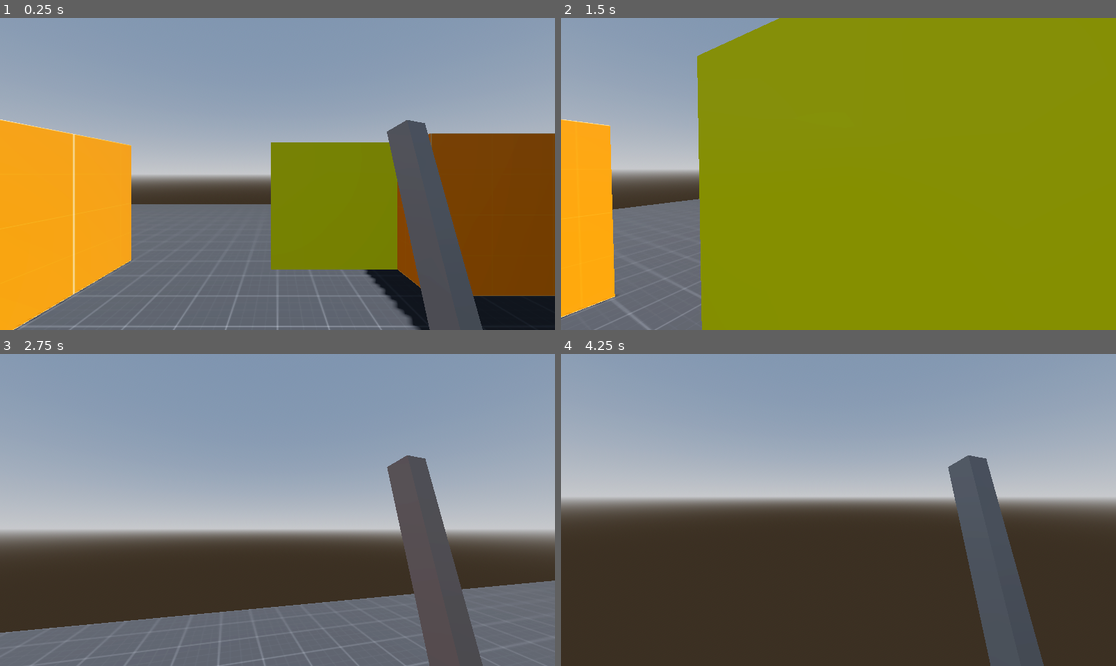
Above: before the commit, frames 1-4 (two rows, left to right).
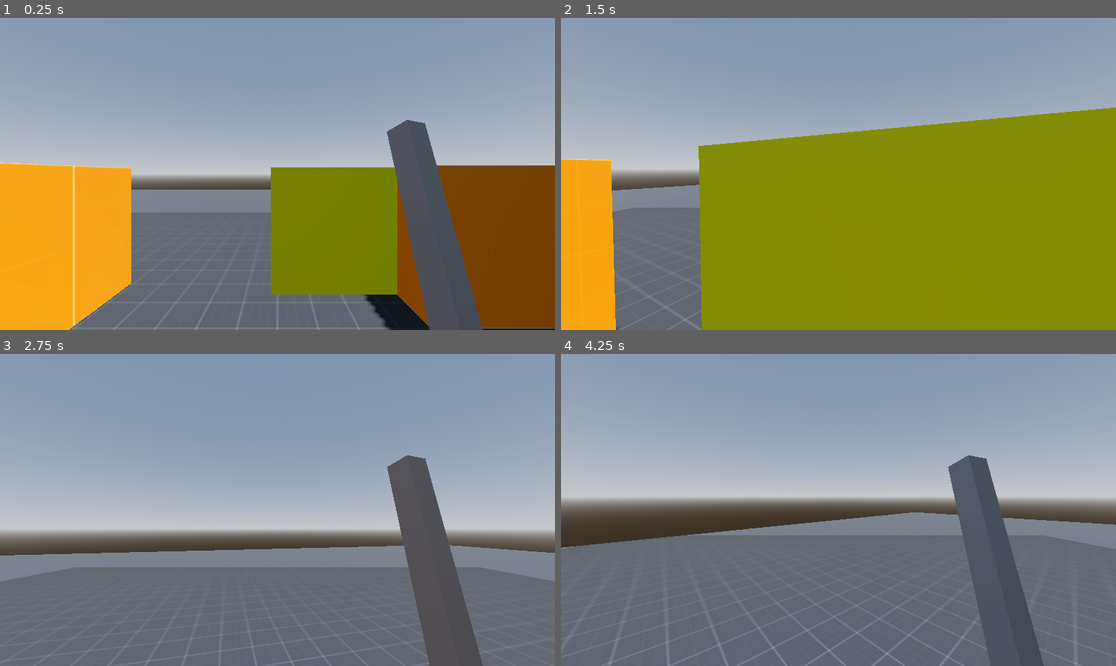
Above: after the commit, the same moments.

Repository: BlackOwlHU/ProjectParry
Game: Godot game, scene res://scenes/world.tscn
The game is run twice, just before and just after one commit, with the same random seed, the same clock (stepped at 60 frames per second) and the same inputs. The project has no main scene, so this scene is started directly.
Inputs (mouse positions are in pixels of both pictures, inside the frame that each line leads up to):
- Up to frame 1 (0.25 s): no input
- Up to frame 2 (1.5 s): tap Enter (ui_accept) at 0.5, 0.77 s; move the mouse to (866, 174) at 0.52 s; hold W (Forward) from 0.53 s (still down); click (866, 174) at 0.6 s; move the mouse to (810, 174) at 1.27 s; click (810, 174) at 1.35 s
- Up to frame 3 (2.75 s): keep holding W (Forward); tap Enter (ui_accept) at 1.52 s; move the mouse to (288, 503) at 2.02 s; click (288, 503) at 2.1 s
- Up to frame 4 (4.25 s): keep holding W (Forward); move the mouse to (832, 516) at 2.77 s; click (832, 516) at 2.85 s; tap Enter (ui_accept) at 3.02, 3.77 s; move the mouse to (877, 513) at 3.52 s; click (877, 513) at 3.6 s

The runs differ from the first frame. In frame 1, 15% of the frame differs, in the area x 0-100%, y 32-100%; in frame 2, 28%; in frame 3, 17%; in frame 4, 41%, in the area x 0-100%, y 50-100%.

Commit message:
Added bug free breakable wall
Működő törhető fal törés effekt nélkül.

Diff:
--- a/characters/player.gd
+++ b/characters/player.gd
@@ -1,6 +1,5 @@
 extends CharacterBody3D
-
-signal breakable_wall_damage(value)
+class_name Player
 
 @export var SPEED = 5.0
 @export var JUMP_VELOCITY = 4.5
@@ -12,6 +11,7 @@
 
 @onready var anim_player = $AnimationPlayer
 @onready var weapon_hitbox = $CameraController/Camera3D/Right_Arm/Weapon/Hitbox
+@onready var hitbox_collision = $CameraController/Camera3D/Right_Arm/Weapon/Hitbox/CollisionShape3D
 
 var mouse_input : bool = false
 var _mouse_rotation : Vector3
@@ -27,6 +27,7 @@
 	if Input.is_action_just_pressed("Attack"):
 		anim_player.play("attack")
 		weapon_hitbox.monitoring = true
+		hitbox_collision.disabled = false
 
 func _unhandled_input(event):
 	mouse_input = event is InputEventMouseMotion and Input.get_mouse_mode() == Input.MOUSE_MODE_CAPTURED
@@ -83,18 +84,4 @@
 	if anim_name == "attack":
 		anim_player.play("idle")
 		weapon_hitbox.monitoring = false
-
-func _on_hitbox_area_entered(area: Area3D) -> void:
-	#if area.is_in_group("breakable_wall"):
-	#	print("hit")
-		#emit_signal("breakable_wall_damage",global.player_damage)
-		pass
-
-func _on_hitbox_area_shape_entered(area_rid: RID, area: Area3D, area_shape_index: int, local_shape_index: int) -> void:
-	pass
-
-
-func _on_hitbox_area_shape_exited(area_rid: RID, area: Area3D, area_shape_index: int, local_shape_index: int) -> void:
-	if area.is_in_group("breakable_wall"):
-		print("wall_hit")
-		emit_signal("breakable_wall_damage",global.player_damage)
+		hitbox_collision.disabled = true
--- a/characters/player.tscn
+++ b/characters/player.tscn
@@ -177,6 +177,7 @@
 [node name="CollisionShape3D" type="CollisionShape3D" parent="CameraController/Camera3D/Right_Arm/Weapon/Hitbox"]
 transform = Transform3D(1, 2.38419e-07, 0, 3.72529e-09, 1, -1.86265e-09, -2.98023e-08, 7.15256e-07, 1, 0, 0, 0)
 shape = SubResource("ConvexPolygonShape3D_dcxb4")
+disabled = true
 
 [node name="AnimationPlayer" type="AnimationPlayer" parent="."]
 libraries = {
@@ -184,6 +185,4 @@
 }
 autoplay = "idle"
 
-[connection signal="area_shape_entered" from="CameraController/Camera3D/Right_Arm/Weapon/Hitbox" to="." method="_on_hitbox_area_shape_entered" binds= [0]]
-[connection signal="area_shape_exited" from="CameraController/Camera3D/Right_Arm/Weapon/Hitbox" to="." method="_on_hitbox_area_shape_exited"]
 [connection signal="animation_finished" from="AnimationPlayer" to="." method="_on_animation_player_animation_finished"]
--- a/scenes/breakable_wall.gd
+++ b/scenes/breakable_wall.gd
@@ -8,11 +8,16 @@
 
 # Called every frame. 'delta' is the elapsed time since the previous frame.
 func _process(delta: float) -> void:
-	if wall_health <= 0:
-		print("wall_break")
-		$MeshInstance3D.visible = false
-		$CollisionShape3D2.disabled = true
-		$StaticBody3D/CollisionShape3D.disabled = true
+	pass
 
-func _on_area_shape_exited(area_rid: RID, area: Area3D, area_shape_index: int, local_shape_index: int) -> void:
-	wall_health -= global.player_damage
+
+func _on_area_entered(area: Area3D) -> void:
+	print("wall_health:")
+	print(wall_health)
+	if area.owner is Player:
+		wall_health -= global.player_damage
+		if wall_health <= 0:
+			print("wall_break")
+			$MeshInstance3D.visible = false
+			$CollisionShape3D2.disabled = true
+			$StaticBody3D/CollisionShape3D.disabled = true
--- a/scenes/breakable_wall.tscn
+++ b/scenes/breakable_wall.tscn
@@ -28,4 +28,4 @@
 [node name="CollisionShape3D" type="CollisionShape3D" parent="StaticBody3D"]
 shape = SubResource("ConvexPolygonShape3D_sc8wr")
 
-[connection signal="area_shape_exited" from="." to="." method="_on_area_shape_exited"]
+[connection signal="area_entered" from="." to="." method="_on_area_entered"]
--- a/scenes/world.tscn
+++ b/scenes/world.tscn
@@ -18,14 +18,6 @@
 tonemap_mode = 2
 glow_enabled = true
 
-[sub_resource type="StandardMaterial3D" id="StandardMaterial3D_2myd3"]
-albedo_texture = ExtResource("1_qtw7p")
-uv1_triplanar = true
-
-[sub_resource type="StandardMaterial3D" id="StandardMaterial3D_tquhb"]
-albedo_texture = ExtResource("1_qtw7p")
-uv1_triplanar = true
-
 [sub_resource type="StandardMaterial3D" id="StandardMaterial3D_ldj4l"]
 albedo_texture = ExtResource("3_e6i4e")
 
@@ -33,6 +25,17 @@
 
 [sub_resource type="ConcavePolygonShape3D" id="ConcavePolygonShape3D_jcq8l"]
 data = PackedVector3Array(-0.5, 0.5, 0.5, 0.5, 0.5, 0.5, -0.5, -0.5, 0.5, 0.5, 0.5, 0.5, 0.5, -0.5, 0.5, -0.5, -0.5, 0. …(500 unchanged characters)…
+
+[sub_resource type="StandardMaterial3D" id="StandardMaterial3D_74hfe"]
+albedo_texture = ExtResource("1_qtw7p")
+uv1_triplanar = true
+
+[sub_resource type="PlaneMesh" id="PlaneMesh_5o4dv"]
+lightmap_size_hint = Vector2i(102, 102)
+size = Vector2(50, 50)
+
+[sub_resource type="ConvexPolygonShape3D" id="ConvexPolygonShape3D_gqrux"]
+points = PackedVector3Array(25.3919, 0.396748, 25.3919, -25.3919, -0.396748, -25.3919, -25.3919, 0.396748, -25.3919, 25.3919, -0.396748, -25.3919, -25.3919, -0.396748, 25.3919, -25.3919, 0.396748, 25.3919, 25.3919, 0.396748, -25.3919, 25.3919, -0.396748, 25.3919)
 
 [node name="World" type="Node3D"]
 
@@ -44,13 +47,6 @@
 [node name="DirectionalLight3D" type="DirectionalLight3D" parent="."]
 transform = Transform3D(-0.866025, -0.433013, 0.25, 0, 0.5, 0.866025, -0.5, 0.75, -0.433013, 0, 0, 0)
 shadow_enabled = true
-
-[node name="csgfloor" type="CSGBox3D" parent="."]
-transform = Transform3D(1, 0, 0, 0, 1, 0, 0, 0, 1, 0, -0.5, 0)
-material_override = SubResource("StandardMaterial3D_2myd3")
-use_collision = true
-size = Vector3(20, 1, 20)
-material = SubResource("StandardMaterial3D_tquhb")
 
 [node name="box" type="MeshInstance3D" parent="."]
 transform = Transform3D(2, 0, 0, 0, 2, 0, 0, 0, 2, 2.8827, 1, -3.49589)
@@ -74,3 +70,12 @@
 
 [node name="Breakable_Wall" parent="." instance=ExtResource("4_g32xw")]
 transform = Transform3D(1, 0, 0, 0, 1, 0, 0, 0, 1, 0.900523, 0, -3.18971)
+
+[node name="MeshInstance3D" type="MeshInstance3D" parent="."]
+material_override = SubResource("StandardMaterial3D_74hfe")
+mesh = SubResource("PlaneMesh_5o4dv")
+
+[node name="StaticBody3D" type="StaticBody3D" parent="MeshInstance3D"]
+
+[node name="CollisionShape3D" type="CollisionShape3D" parent="MeshInstance3D/StaticBody3D"]
+shape = SubResource("ConvexPolygonShape3D_gqrux")
--- a/scripts/globalstats.gd
+++ b/scripts/globalstats.gd
@@ -1,6 +1,6 @@
 extends Node
 
-@onready var player_damage = 50
+var player_damage = 50
 
 # Called when the node enters the scene tree for the first time.
 func _ready() -> void:
Not shown: 1 places in scenes/world.tscn that only renumber resources
